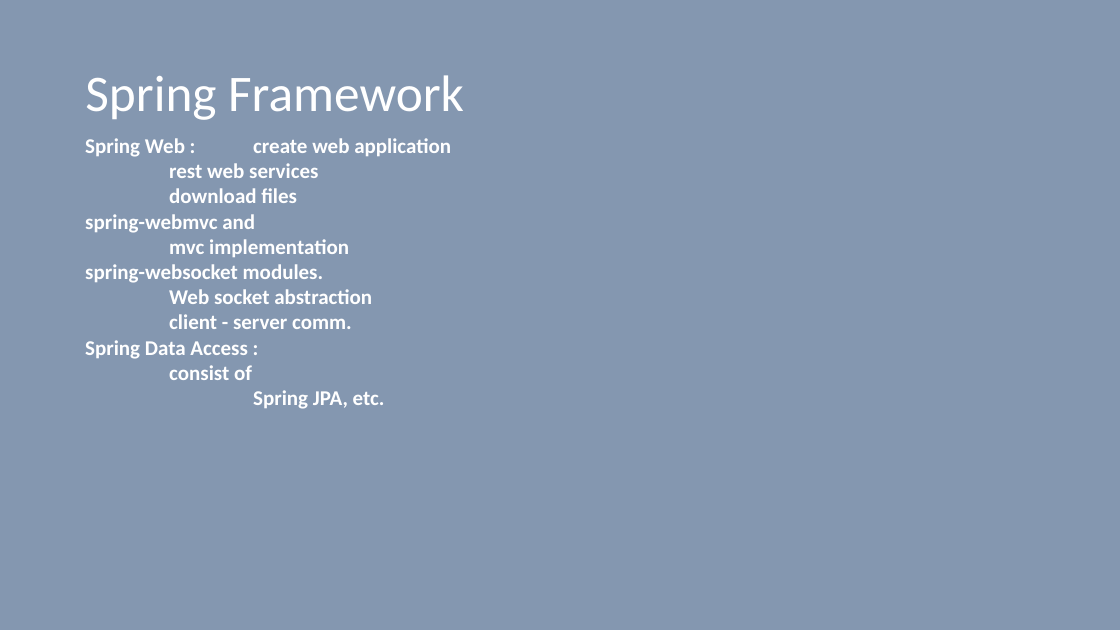
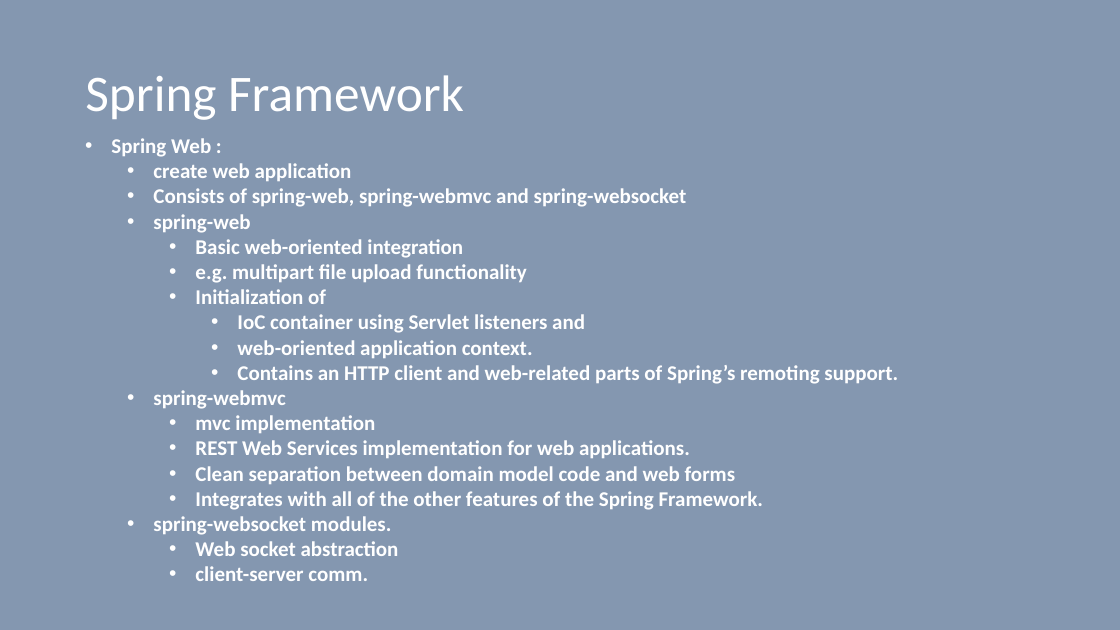
Before and after one commit to vilasvarghese/microservices, a slide deck: slide 13 of training/day1/3SpringBootDay1And2.pptx (slide 7 before the commit). Drawn at 1120x630 pixels with LibreOffice and Linux fonts; fonts in the diff are those of the drawing. Boxes give left, top, right and bottom in pixels: in the first picture for what was removed or moved away, otherwise in the second. Text is boxed around its words. In the diff, an @@ line names an element or a change of style, - is before the commit and + after.

```diff
--- a/training/day1/3SpringBootDay1And2.pptx
+++ b/training/day1/3SpringBootDay1And2.pptx
@@ text at (x1=111, y1=138, x2=898, y2=409): text changed @@
-Spring Web : create web application
-rest web services
-download files
-spring-webmvc and
+• Spring Web :
+  • create web application
+  • Consists of spring-web, spring-webmvc and spring-websocket
+  • spring-web
+    • Basic web-oriented integration
+    • e.g. multipart file upload functionality
+    • Initialization of
+      • IoC container using Servlet listeners and
+      • web-oriented application context.
+      • Contains an HTTP client and web-related parts of Spring’s remoting support.
+  • spring-webmvc
@@ text at (x1=153, y1=415, x2=399, y2=556): bullet none to •; list level 1 to 3 in "mvc implementation"; list level 1 to 2 in "spring-websocket modules."; list level 1 to 3 in "Web socket abstraction" @@
@@ text at (x1=195, y1=440, x2=763, y2=510): paragraphs added @@
+    • REST Web Services implementation for web applications.
+    • Clean separation between domain model code and web forms
+    • Integrates with all of the other features of the Spring Framework.
@@ text at (x1=195, y1=566, x2=368, y2=581): text changed @@
-client - server comm.
-Spring Data Access :
-consist of
-Spring JPA, etc.
+    • client-server comm.
```
Also in this commit, not shown: 4 other slides changed, 8 slides added, 1 slide removed, 31 other files.
